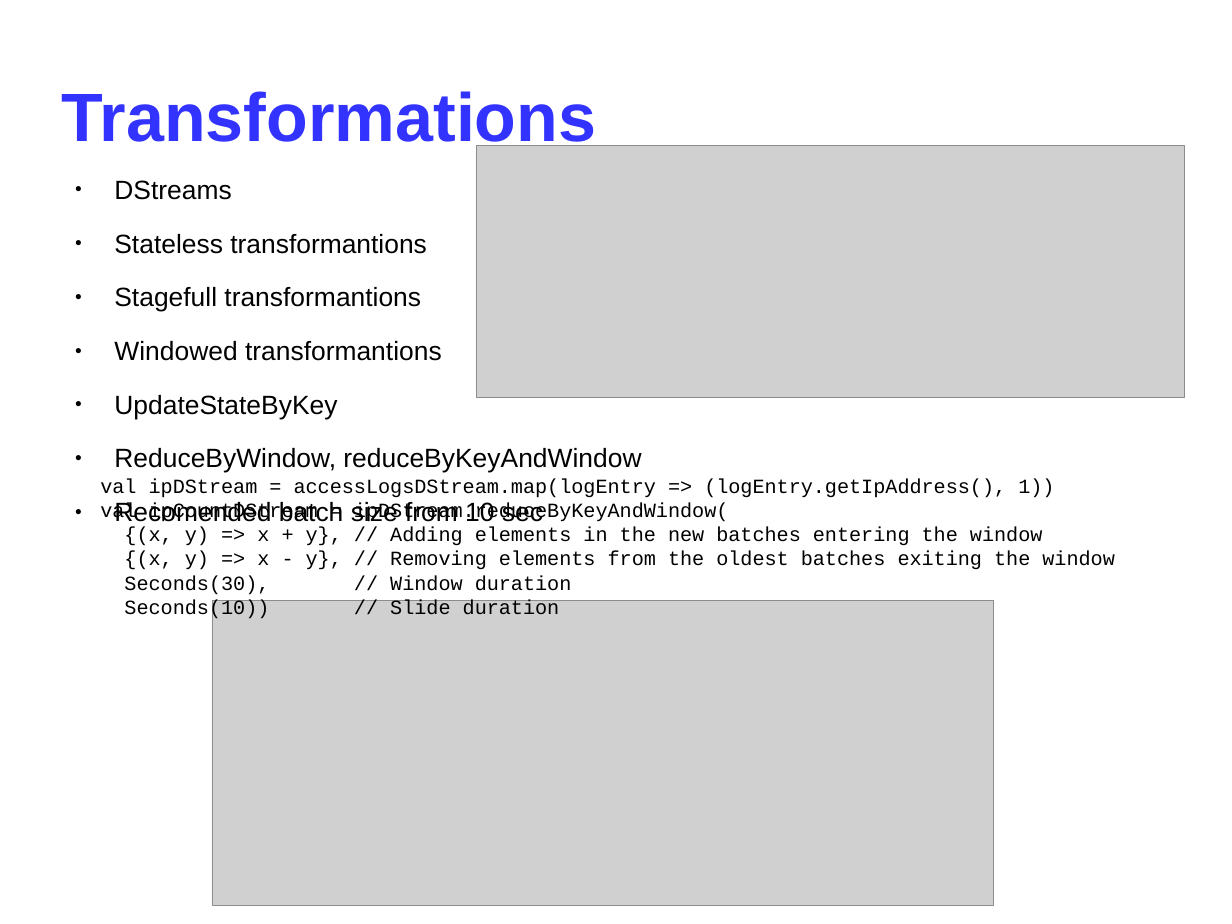
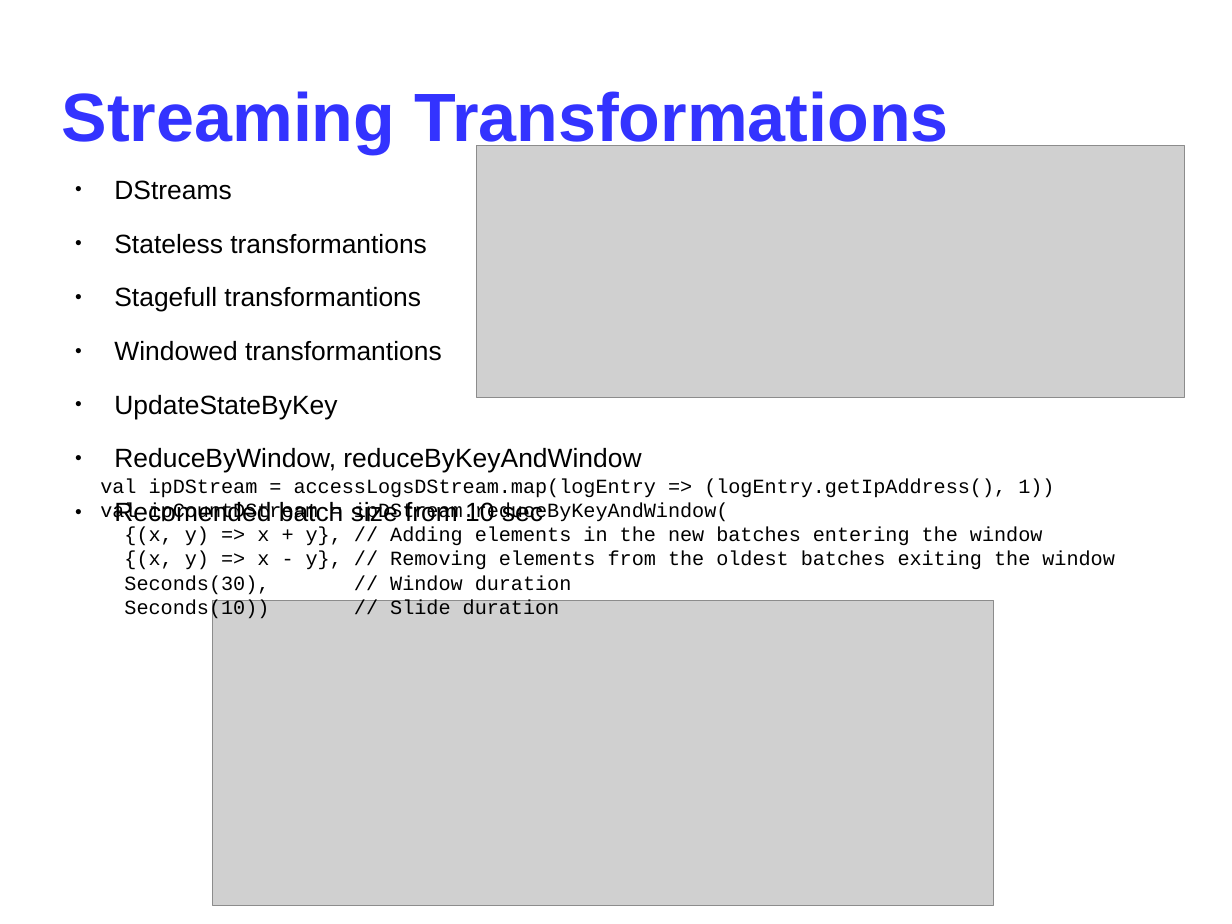
Before and after one commit to ichMaster/ich_dev, a slide deck: slide 22 of pyspark/presentation/Spark.odp. Drawn at 1232x924 pixels with LibreOffice and Linux fonts; fonts in the diff are those of the drawing; grey boxes stand for pictures. Boxes give left, top, right and bottom in pixels: in the first picture for what was removed or moved away, otherwise in the second. Text is boxed around its words. In the diff, an @@ line names an element or a change of style, - is before the commit and + after.

```diff
--- a/pyspark/presentation/Spark.odp
+++ b/pyspark/presentation/Spark.odp
@@ title at (62,91,949,153): text changed @@
-Transformations
+Streaming Transformations
```
Also in this commit, not shown: 10 other slides changed, 1 other file.
